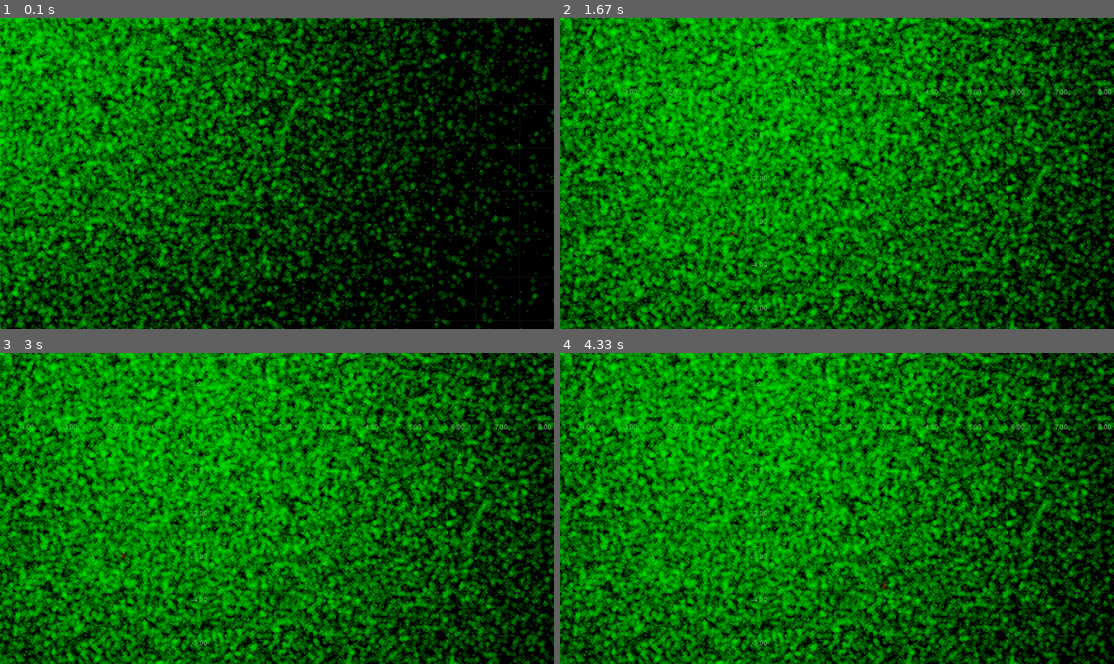
Above: before the commit, frames 1-4 (two rows, left to right).
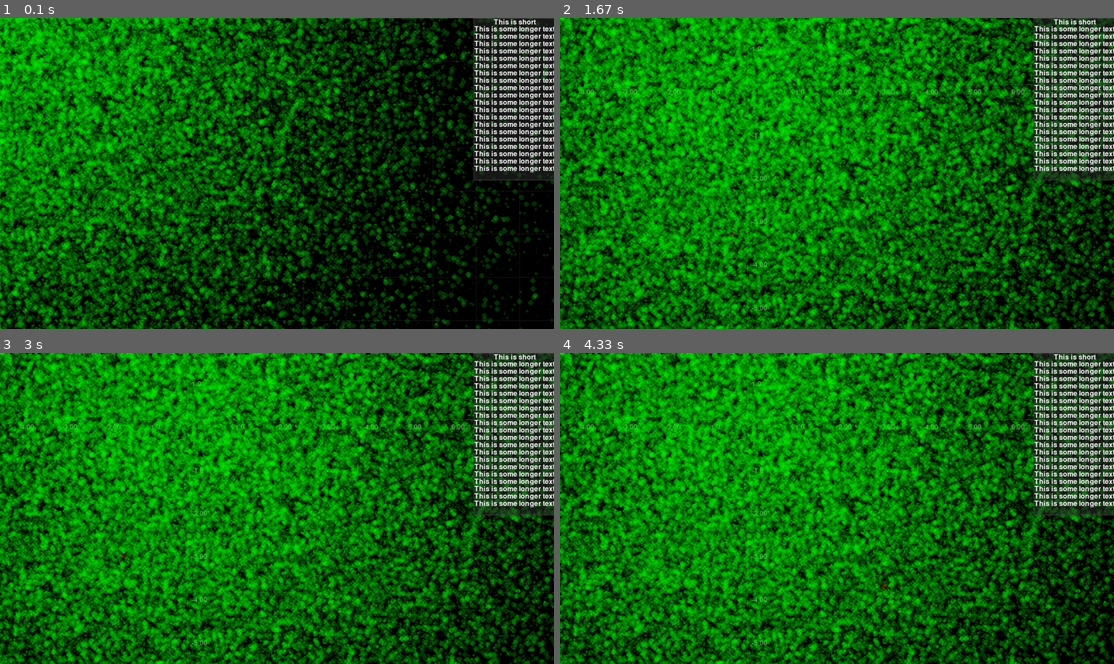
Above: after the commit, the same moments.

Repository: Bluemi/viztools
Game: pygame game, started from scripts/main.py
The game is run twice, just before and just after one commit, with the same random seed, the same clock (stepped at 60 frames per second) and the same inputs.
Inputs (mouse positions are in pixels of both pictures, inside the frame that each line leads up to):
- Up to frame 1 (0.1 s): no input
- Up to frame 2 (1.67 s): press the mouse at (704, 176) at 0.37 s; move the mouse to (798, 207) at 0.47 s; release the mouse at (892, 241) at 0.6 s; click (892, 195) at 0.77 s; click (820, 157) at 1.12 s; click (731, 235) at 1.52 s
- Up to frame 3 (3 s): click (448, 502) at 1.98 s; move the mouse to (121, 558) at 2.3 s; click (121, 558) at 2.52 s; move the mouse to (66, 595) at 2.87 s
- Up to frame 4 (4.33 s): click (626, 595) at 3.12 s; move the mouse to (881, 586) at 3.5 s; click (881, 586) at 3.78 s; move the mouse to (787, 536) at 4.2 s

The runs differ from the first frame. In frame 1, 4.0% of the frame differs, in the area x 85-100%, y 0-53%; in frame 2, 4.7%; in frame 3, 4.7%; in frame 4, 4.7%.

Commit message:
add OverlayText

Diff:
--- a/scripts/main.py
+++ b/scripts/main.py
@@ -3,6 +3,7 @@
 import pygame as pg
 import numpy as np
 
+from viztools.drawable.overlay_text import OverlayText, OverlayPosition
 from viztools.drawable.points import Points
 from viztools.viewer import Viewer
 
@@ -21,10 +22,15 @@
         # 1 - hovered
         # 2 - clicked
         self.point_type: np.ndarray = np.zeros(len(self.points), dtype=np.int8)
+        self.overlay_text = OverlayText(
+            'This is short\n' + 'This is some longer text\n' * 20, OverlayPosition.RIGHTTOP,
+            background_color=np.array([50, 50, 50, 128]),
+            border_color=np.array([80, 80, 80, 128]),
+        )
 
     def render(self):
         self.render_coordinate_system()
-        self.render_drawables([self.points])
+        self.render_drawables([self.points, self.overlay_text])
 
     def handle_event(self, event: pg.event.Event):
         super().handle_event(event)
--- a/viztools/drawable/__init__.py
+++ b/viztools/drawable/__init__.py
@@ -11,7 +11,7 @@
 
 class Drawable(ABC):
     @abstractmethod
-    def draw(self, screen: pg.Surface, coordinate_system: CoordinateSystem, screen_size: np.ndarray):
+    def draw(self, screen: pg.Surface, coordinate_system: CoordinateSystem):
         pass
 
 
--- /dev/null
+++ b/viztools/drawable/overlay_text.py
@@ -0,0 +1,87 @@
+from enum import StrEnum
+from typing import Literal
+
+import pygame as pg
+import numpy as np
+
+from viztools.coordinate_system import CoordinateSystem
+from viztools.drawable import Drawable
+
+
+class OverlayPosition(StrEnum):
+    TOP = 'top'
+    LEFT = 'left'
+    RIGHT = 'right'
+    BOT = 'bot'
+    RIGHTTOP = 'righttop'
+    LEFTTOP = 'lefttop'
+    LEFTBOT = 'leftbot'
+    RIGHTBOT = 'rightbot'
+
+
+class OverlayText(Drawable):
+    def __init__(
+            self, text: str, position: np.ndarray | OverlayPosition, font_name: str = '',
+            font_size: int = 16, background_color: tuple[int, int, int] | tuple[int, int, int, int] | None = None,
+            border_color: np.ndarray | None = None, border_width: int = 2
+    ):
+        super().__init__()
+        self.text = text
+        self.position = position
+        font_name = font_name or pg.font.get_default_font()
+        self.font = pg.font.Font(font_name, font_size)
+        self.background_color = background_color
+        self.border_color = border_color
+        self.border_width = border_width
+
+    def draw(self, screen: pg.Surface, coordinate_system: CoordinateSystem):
+        text_lines = self.text.split('\n')
+        line_surfaces = [self.font.render(line, True, (255, 255, 255)) for line in text_lines]
+        line_heights = [surface.get_height() for surface in line_surfaces]
+        total_height = sum(line_heights)
+        max_width = max(surface.get_width() for surface in line_surfaces)
+
+        combined_rect = pg.Rect(0, 0, max_width, total_height)
+
+        if isinstance(self.position, str):
+            if self.position == OverlayPosition.TOP:
+                combined_rect.midtop = (screen.get_width() // 2, 0)
+            elif self.position == OverlayPosition.LEFT:
+                combined_rect.midleft = (0, screen.get_height() // 2)
+            elif self.position == OverlayPosition.RIGHT:
+                combined_rect.midright = (screen.get_width(), screen.get_height() // 2)
+            elif self.position == OverlayPosition.BOT:
+                combined_rect.midbottom = (screen.get_width() // 2, screen.get_height())
+            elif self.position == OverlayPosition.RIGHTTOP:
+                combined_rect.topright = (screen.get_width(), 0)
+            elif self.position == OverlayPosition.LEFTTOP:
+                combined_rect.topleft = (0, 0)
+            elif self.position == OverlayPosition.LEFTBOT:
+                combined_rect.bottomleft = (0, screen.get_height())
+            elif self.position == OverlayPosition.RIGHTBOT:
+                combined_rect.bottomright = (screen.get_width(), screen.get_height())
+        else:
+            combined_rect.topleft = self.position
+
+        # Add padding for border
+        padding = self.border_width * 2 if self.border_color is not None else 0
+        combined_rect.width += padding
+        combined_rect.height += padding
+
+        if self.background_color is not None:
+            background = pg.Surface(combined_rect.size, pg.SRCALPHA)
+            background.fill(self.background_color)
+            screen.blit(background, combined_rect)
+
+        if self.border_color is not None:
+            border_surface = pg.Surface(screen.get_size(), pg.SRCALPHA)
+            pg.draw.rect(border_surface, self.border_color, combined_rect, self.border_width)
+            screen.blit(border_surface, (0, 0))
+
+        current_y = combined_rect.y + (padding // 2)
+        for surface in line_surfaces:
+            line_rect = surface.get_rect()
+            line_rect.centerx = combined_rect.centerx
+            line_rect.y = current_y
+            screen.blit(surface, line_rect)
+            current_y += line_rect.height
--- a/viztools/drawable/points.py
+++ b/viztools/drawable/points.py
@@ -111,8 +111,9 @@
         draw_sizes[is_relative_size] *= zoom_factor
         return np.maximum(draw_sizes.astype(int), 1)
 
-    def draw(self, screen: pg.Surface, coordinate_system: CoordinateSystem, screen_size: np.ndarray):
+    def draw(self, screen: pg.Surface, coordinate_system: CoordinateSystem):
         draw_sizes = self._get_draw_sizes(coordinate_system.zoom_factor)
+        screen_size = np.array(screen.get_size(), dtype=np.int32)
 
         # filter out invalid positions
         screen_points = coordinate_system.space_to_screen(self._points.T).T
--- a/viztools/viewer.py
+++ b/viztools/viewer.py
@@ -9,10 +9,7 @@
 
 
 class Viewer(ABC):
-    def __init__(
-            self, screen_size: Optional[Tuple[int, int]] = None, framerate: int = 60, font_size: int = 16,
-            title: str = "Viewer",
-    ):
+    def __init__(self, screen_size: Optional[Tuple[int, int]] = None, framerate: int = 60, font_size: int = 16):
         pg.init()
         pg.key.set_repeat(130, 25)
 
@@ -53,7 +50,7 @@
 
     def render_drawables(self, drawables: List[Drawable]):
         for drawable in drawables:
-            drawable.draw(self.screen, self.coordinate_system, np.array(self.screen.get_size()))
+            drawable.draw(self.screen, self.coordinate_system)
 
     def render_coordinate_system(self):
         draw_coordinate_system(self.screen, self.coordinate_system, self.render_font)
